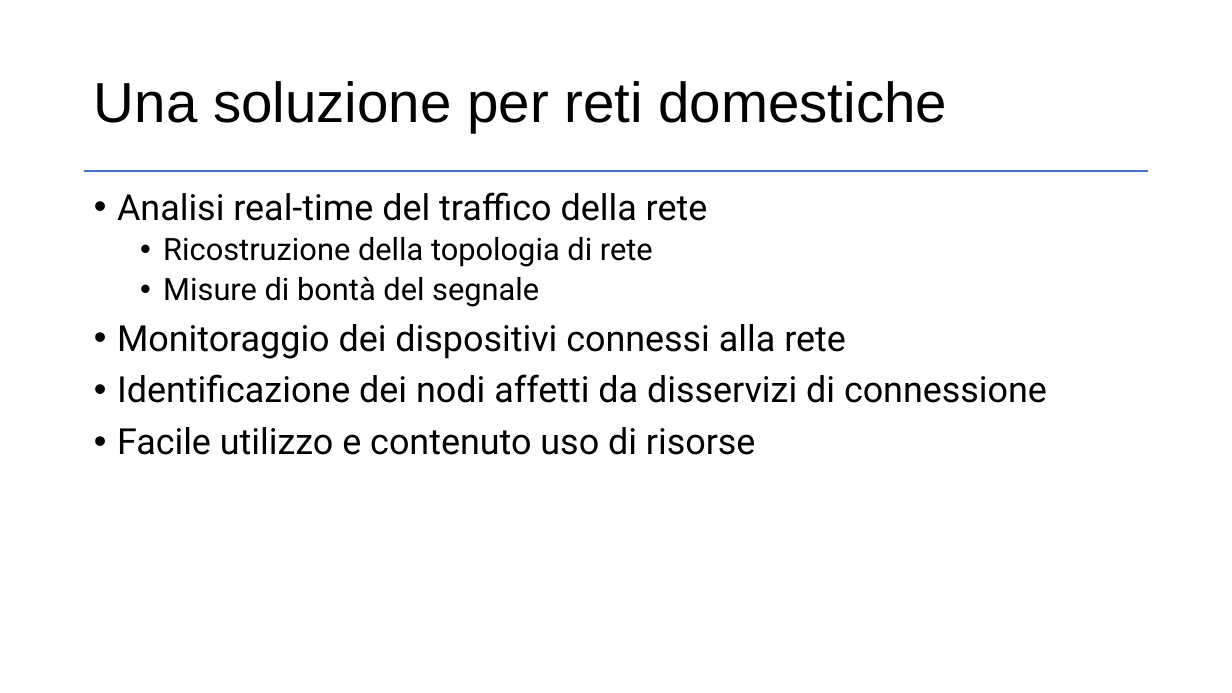
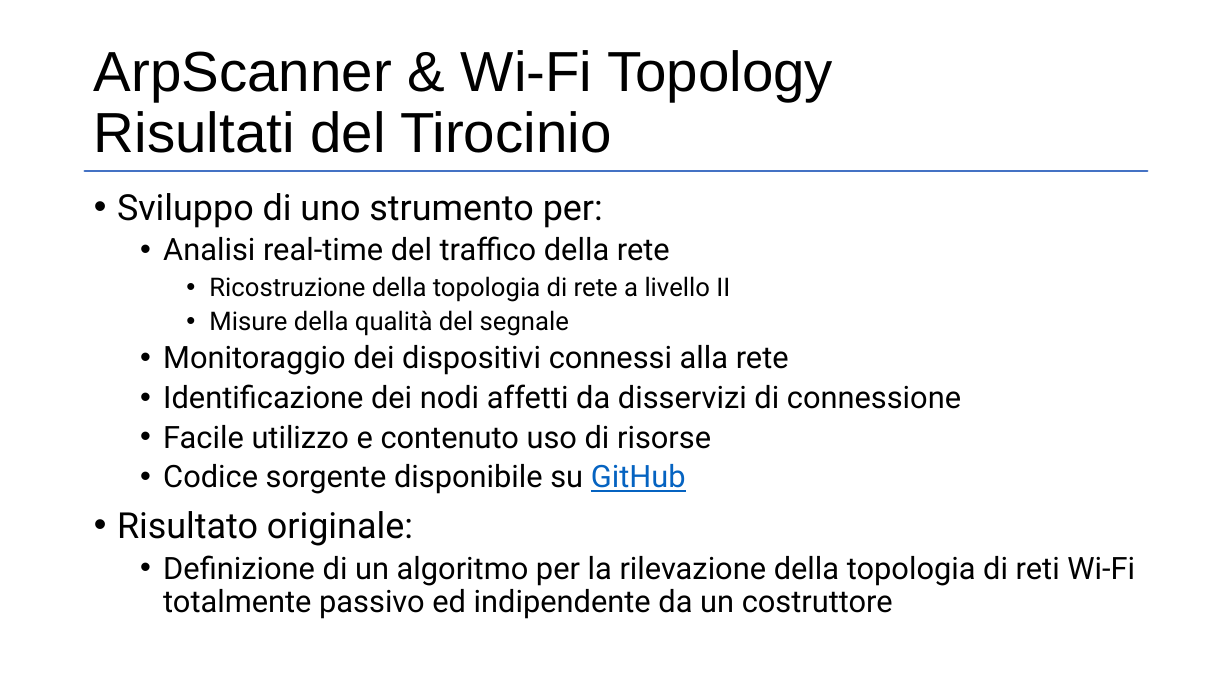
Before and after one commit to dcasenove/Tesi, a slide deck: slide 5 of Presentazione.pptx. Drawn at 1232x693 pixels with LibreOffice and Linux fonts; fonts in the diff are those of the drawing. Boxes give left, top, right and bottom in pixels: in the first picture for what was removed or moved away, otherwise in the second. Text is boxed around its words. In the diff, an @@ line names an element or a change of style, - is before the commit and + after.

```diff
--- a/Presentazione.pptx
+++ b/Presentazione.pptx
@@ title at <box>94,50,833,153</box>: text changed @@
-Una soluzione per reti domestiche
+ArpScanner & Wi-Fi Topology
+Risultati del Tirocinio
@@ text at <box>117,193,603,228</box>: paragraph added @@
+• Sviluppo di uno strumento per:
@@ text at <box>163,236,961,449</box>: size 28 to 24 pt in "Analisi real-time del traffico della rete", "Monitoraggio dei dispositivi connessi alla rete", "Identificazione dei nodi affetti da disservizi di ...", "Facile utilizzo e contenuto uso di risorse"; list level 1 to 2 in "Analisi real-time del traffico della ..."; list level 1 to 2 in "Monitoraggio dei dispositivi connessi alla ..."; list level 1 to 2 in "Identificazione dei nodi affetti da ..."; list level 1 to 2 in "Facile utilizzo e contenuto uso ..." @@
@@ text at <box>209,276,730,336</box>: text changed; size 24 to 20 pt @@
-  • Ricostruzione della topologia di rete
-  • Misure di bontà del segnale
+    • Ricostruzione della topologia di rete a livello II
+    • Misure della qualità del segnale
@@ text at <box>117,464,1135,619</box>: paragraphs added @@
+  • Codice sorgente disponibile su GitHub
+• Risultato originale:
+  • Definizione di un algoritmo per la rilevazione della topologia di reti Wi-Fi totalmente passivo ed indipendente da un costruttore
```
Also in this commit, not shown: 14 other slides changed, 1 slide added, 1 other file.
